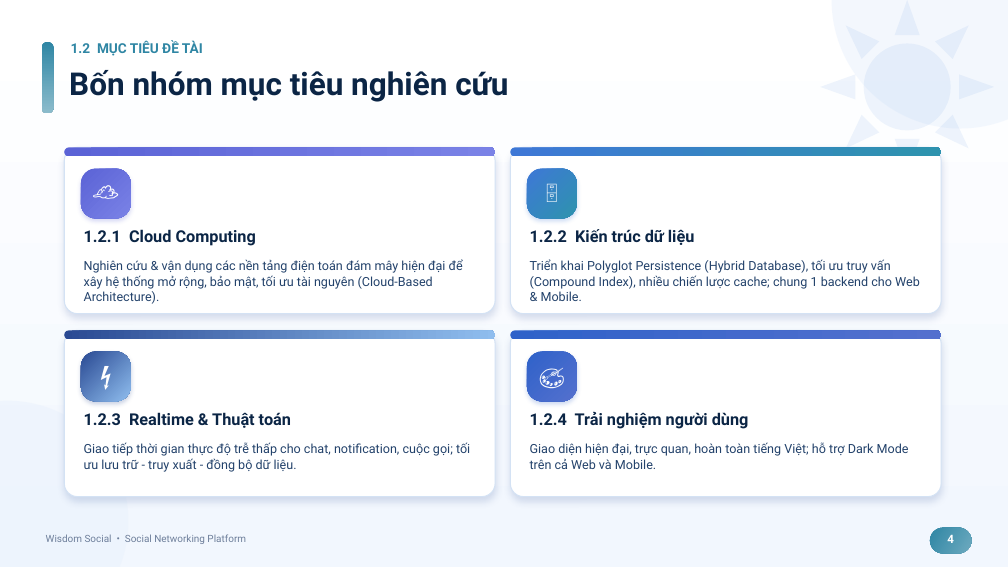
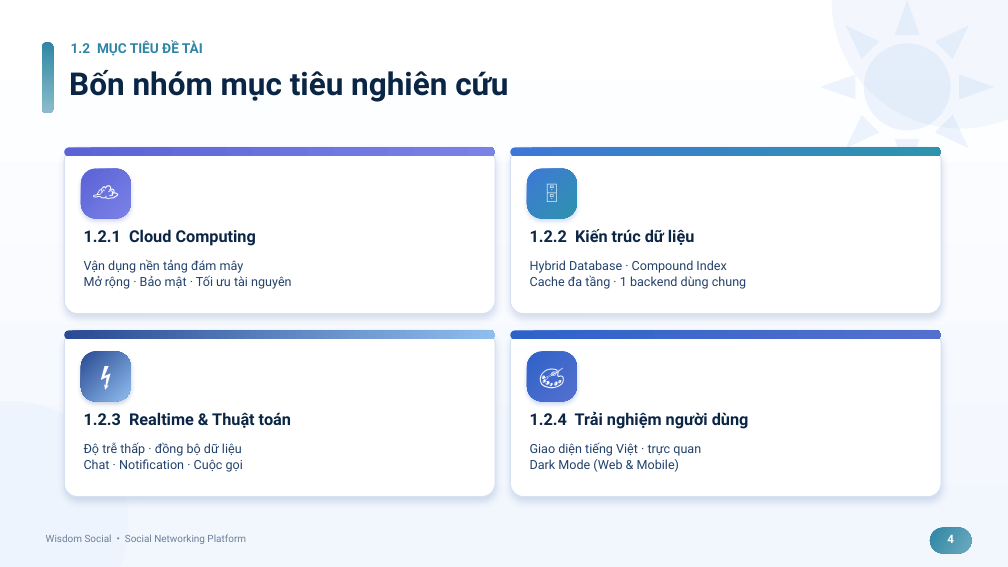
Before and after one commit to HuuThai2910/wisdom-social, a slide deck: slide 4 of Wisdom_Social_Presentation.pptx. Drawn at 1008x567 pixels with LibreOffice and Linux fonts; fonts in the diff are those of the drawing. Boxes give left, top, right and bottom in pixels: in the first picture for what was removed or moved away, otherwise in the second. Text is boxed around its words. In the diff, an @@ line names an element or a change of style, - is before the commit and + after.

```diff
--- a/Wisdom_Social_Presentation.pptx
+++ b/Wisdom_Social_Presentation.pptx
@@ text at (84,259,291,289): text changed @@
-Nghiên cứu & vận dụng các nền tảng điện toán đám mây hiện đại để xây hệ thống mở rộng, bảo mật, tối ưu tài nguyên (Cloud-Based Architecture).
+Vận dụng nền tảng đám mây
+Mở rộng · Bảo mật · Tối ưu tài nguyên
@@ text at (530,260,746,289): text changed @@
-Triển khai Polyglot Persistence (Hybrid Database), tối ưu truy vấn (Compound Index), nhiều chiến lược cache; chung 1 backend cho Web & Mobile.
+Hybrid Database · Compound Index
+Cache đa tầng · 1 backend dùng chung
@@ text at (84,442,243,472): text changed @@
-Giao tiếp thời gian thực độ trễ thấp cho chat, notification, cuộc gọi; tối ưu lưu trữ - truy xuất - đồng bộ dữ liệu.
+Độ trễ thấp · đồng bộ dữ liệu
+Chat · Notification · Cuộc gọi
@@ text at (530,442,701,472): text changed @@
-Giao diện hiện đại, trực quan, hoàn toàn tiếng Việt; hỗ trợ Dark Mode trên cả Web và Mobile.
+Giao diện tiếng Việt · trực quan
+Dark Mode (Web & Mobile)
```
Also in this commit, not shown: 21 other slides changed, 1 other file.
